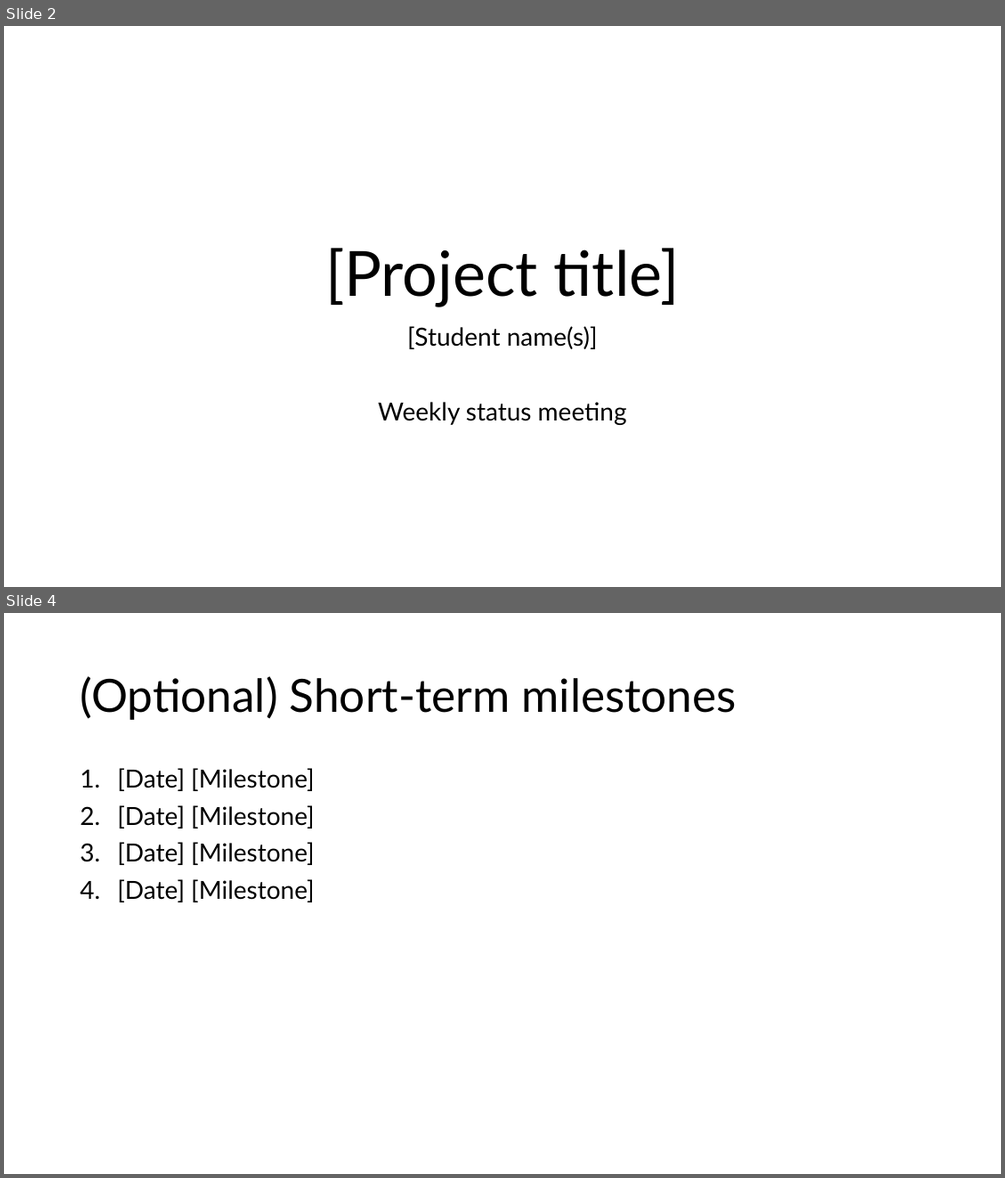
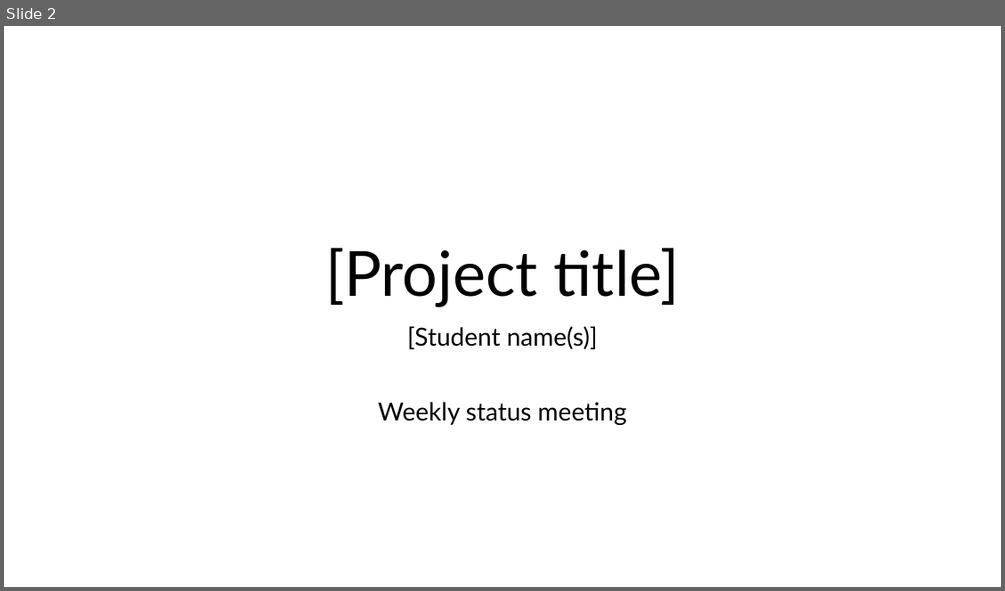
Before and after one commit to jennirinker/projects-with-jenni, a slide deck: docs/source/_static/YYYY.MM.DD_NAME_weekly.pptx. Shown one above the other, each under a label of ours: slides 2 and 4 before the commit, slide 2 after it; the slides between them are not shown. The pictures are 1005x1178 and 1005x591 pixels, drawn with LibreOffice and Linux fonts; fonts in the diff are those of the drawing. Boxes give left, top, right and bottom in pixels: in the first picture for what was removed or moved away, otherwise in the second. Text is boxed around its words. In the diff, an @@ line names an element or a change of style, - is before the commit and + after.

```diff
--- a/docs/source/_static/YYYY.MM.DD_NAME_weekly.pptx
+++ b/docs/source/_static/YYYY.MM.DD_NAME_weekly.pptx
@@ slide 4 removed at (4, 613, 1001, 1174), background #FFFFFF @@
@@ title removed at (80, 676, 736, 720) @@
-(Optional) Short-term milestones
@@ text removed at (117, 768, 315, 902) @@
-1. [Date] [Milestone]
-2. [Date] [Milestone]
-3. [Date] [Milestone]
-4. [Date] [Milestone]
```
Also in this commit, not shown: 1 slide changed, 6 slides added, 4 other slides removed.
